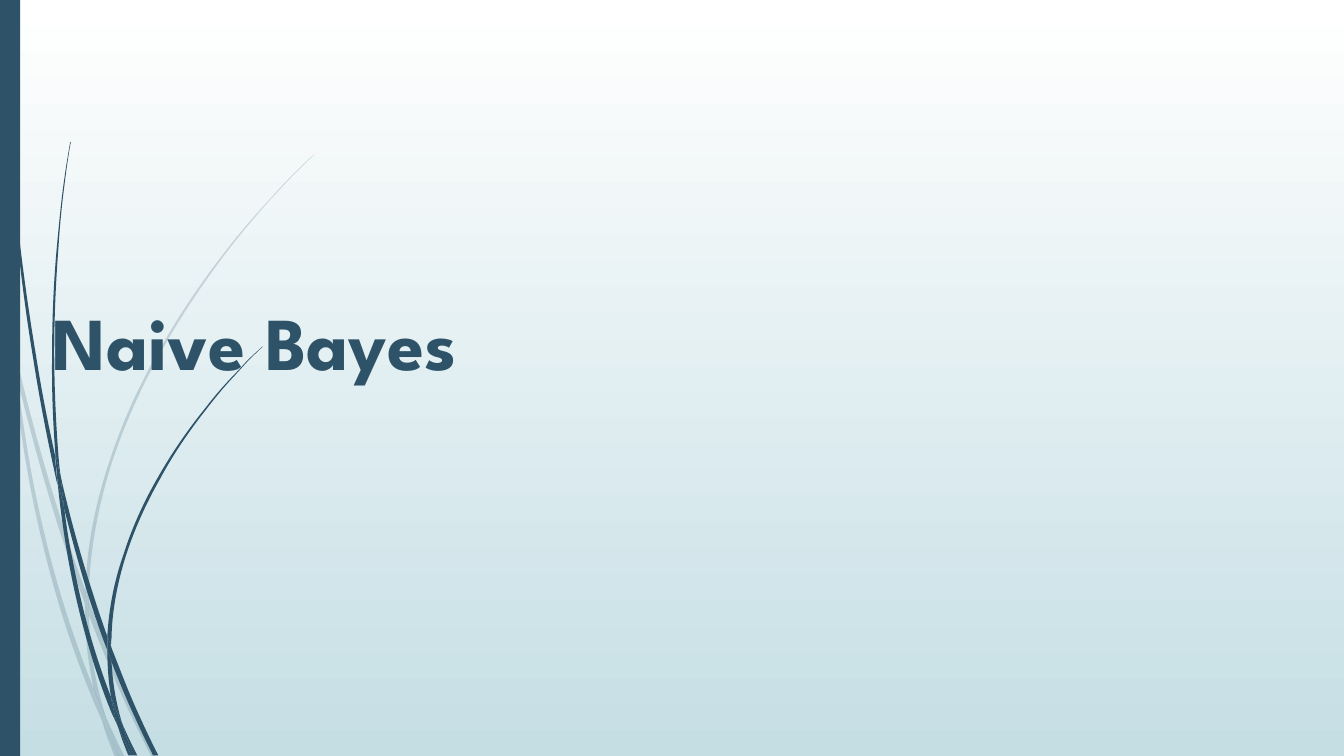
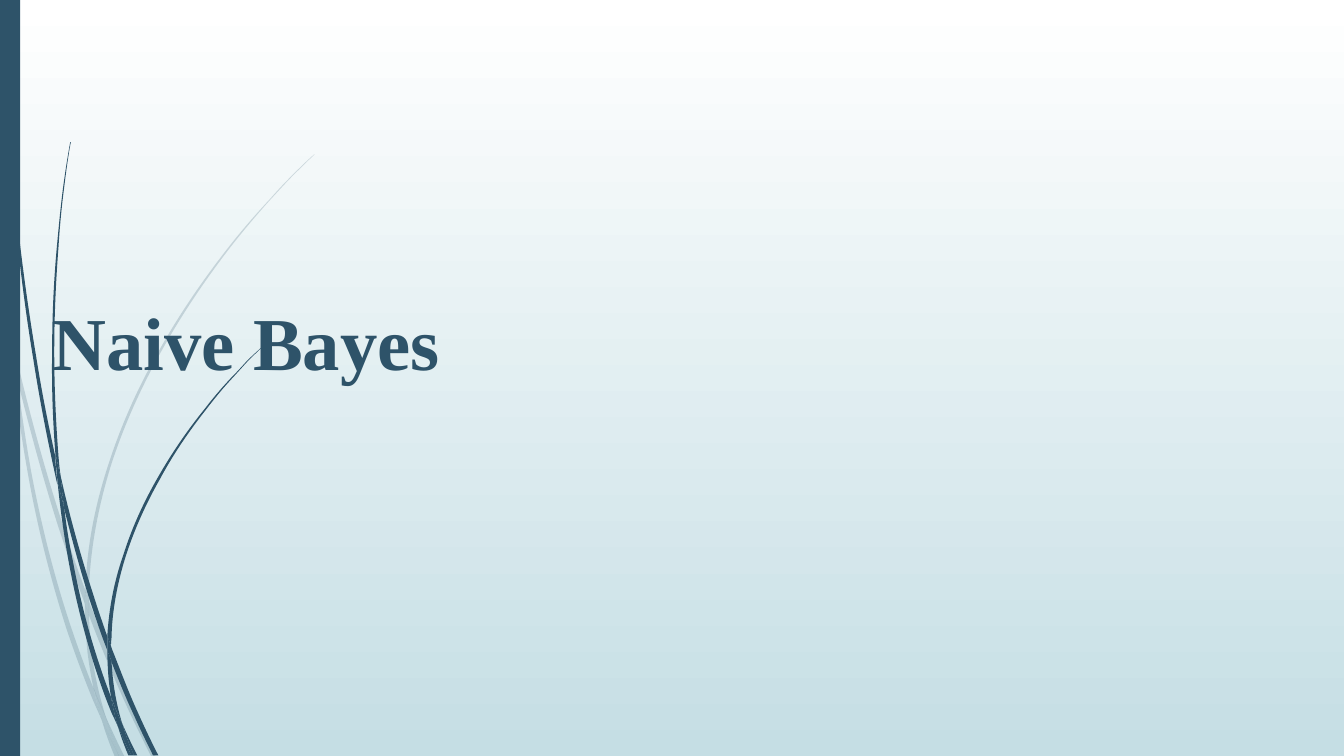
Before and after one commit to DiploDatos/AprendizajeSupervisado, a slide deck: slide 26 of Teórico/Aprendizaje Supervisado - Clase I.ppsx. Drawn at 1344x756 pixels with LibreOffice and Linux fonts; fonts in the diff are those of the drawing. Boxes give left, top, right and bottom in pixels: in the first picture for what was removed or moved away, otherwise in the second. Text is boxed around its words. In the diff, an @@ line names an element or a change of style, - is before the commit and + after.

```diff
--- a/Teórico/Aprendizaje Supervisado - Clase I.ppsx
+++ b/Teórico/Aprendizaje Supervisado - Clase I.ppsx
@@ title "Naive Bayes" at (52, 312, 440, 385): font League Spartan to Times New Roman @@
```
Also in this commit, not shown: 14 other slides changed.
